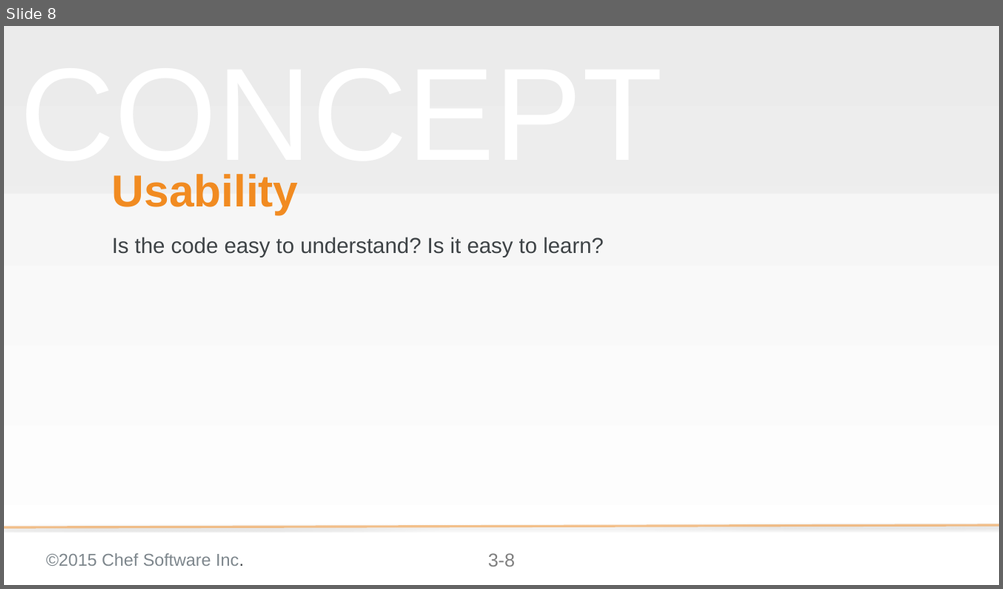
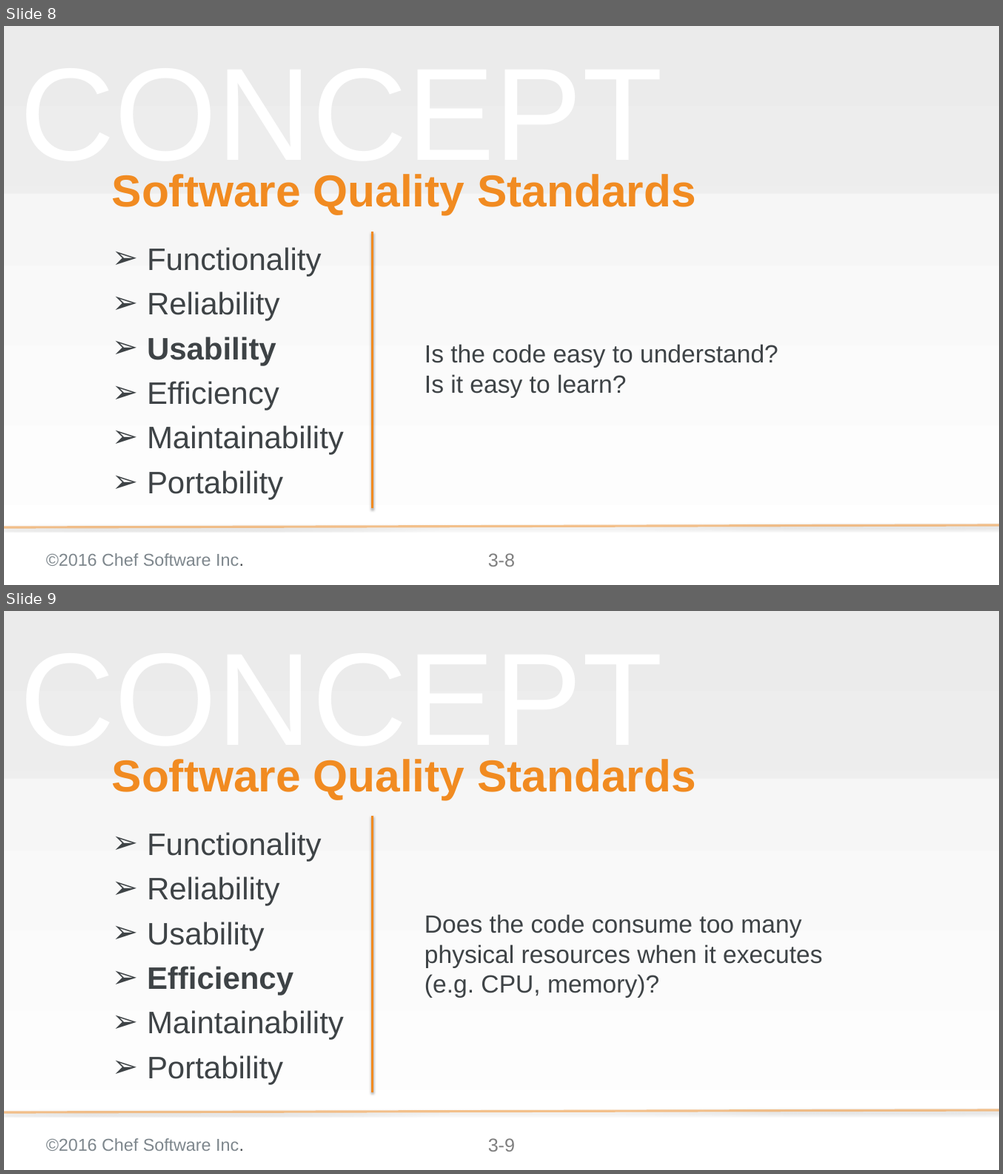
Before and after one commit to chef-training/extending_cookbooks, a slide deck: 03-why_use_custom_resources.pptx. Shown one above the other, each under a label of ours: slide 8 before the commit, slides 8 and 9 after it. The pictures are 1003x589 and 1003x1174 pixels, drawn with LibreOffice and Linux fonts; fonts in the diff are those of the drawing; background and template pictures are left out. Boxes give left, top, right and bottom in pixels: in the first picture for what was removed or moved away, otherwise in the second. Text is boxed around its words. In the diff, an @@ line names an element or a change of style, - is before the commit and + after.

```diff
--- a/03-why_use_custom_resources.pptx
+++ b/03-why_use_custom_resources.pptx
@@ slide 9 added at (x1=4, y1=611, x2=999, y2=1170), background gradient #F2F2F2 to #FFFFFF; not listed: 5 template elements that a slide beside it also shows @@
@@ title added at (x1=112, y1=759, x2=696, y2=800), 57.6 pt, text #F18B21, bold @@
+Software Quality Standards
@@ subtitle added at (x1=147, y1=832, x2=344, y2=1085), 40 pt, text #3E4346 @@
+➢ Functionality
+➢ Reliability
+➢ Usability
+➢ Efficiency
+➢ Maintainability
+➢ Portability
@@ line added from (372, 816) to (372, 1093), #F18B21 3 pt @@
@@ text added at (x1=424, y1=914, x2=822, y2=998), 32 pt, text #3E4346 @@
+Does the code consume too many physical resources when it executes (e.g. CPU, memory)?
@@ slide 8 changed as well @@
@@ title at (x1=112, y1=174, x2=696, y2=215): text changed @@
-Usability
+Software Quality Standards
@@ subtitle added at (x1=147, y1=247, x2=344, y2=500), 40 pt, text #3E4346 @@
+➢ Functionality
+➢ Reliability
+➢ Usability
+➢ Efficiency
+➢ Maintainability
+➢ Portability
@@ line added from (372, 232) to (372, 508), #F18B21 3 pt @@
@@ text "Is the code easy to ..." at (x1=424, y1=344, x2=778, y2=398): vertical alignment top to middle @@
@@ text at (x1=424, y1=344, x2=778, y2=398): text changed; size 28 to 32 pt @@
-Is the code easy to understand? Is it easy to learn?
+Is the code easy to understand?
+Is it easy to learn?
@@ text at (x1=46, y1=554, x2=244, y2=566): text changed @@
-©2015 Chef Software Inc.
+©2016 Chef Software Inc.
```
Also in this commit, not shown: 10 other slides changed, 9 other slides added, 7 slides removed.
